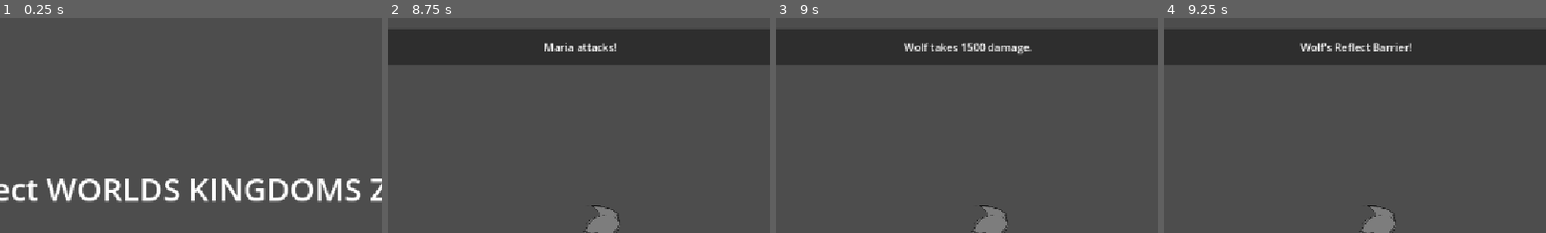
Above: before the commit, frames 1-4 (left to right).
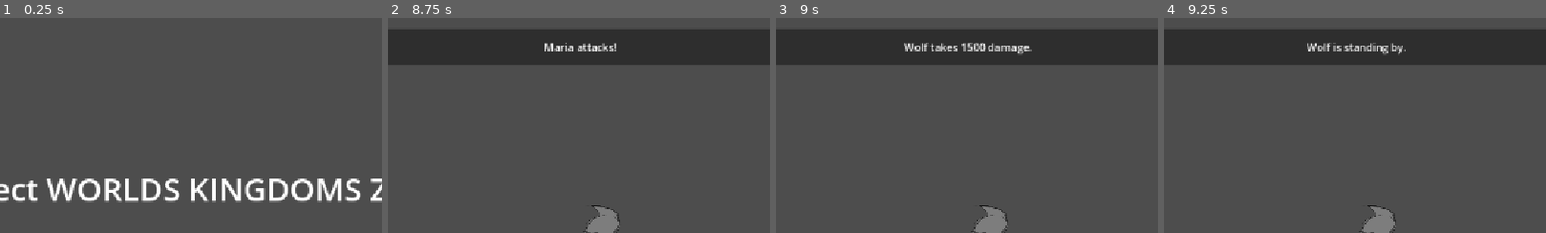
Above: after the commit, the same moments.

Repository: Adnyropast/pwkz-godot-4.7
Game: Godot game, scene res://scenes/title_screen.tscn
The game is run twice, just before and just after one commit, with the same random seed, the same clock (stepped at 60 frames per second) and the same inputs. The engine's default icon, where the game draws it, is replaced by a stand-in: a white triangle on a blue panel in a dark square.
Inputs:
- Up to frame 1 (0.25 s): no input
- Up to frame 2 (8.75 s): click "Start" at 0.5 s; tap Enter (ui_accept) at 1.25, 1.52, 2.75, 3.02, 4.25, 5.75, 6.02, 7.25, 7.52 s; click "(Next Phase)" at 2 s; click "(Next Phase)" at 3.5 s; click "(Next Stage)" at 5 s; click "(Next Stage)" at 6.5 s; click "Attack" at 8 s
- Up to frame 3 (9 s): tap Enter (ui_accept) at 8.75 s
- Up to frame 4 (9.25 s): tap Enter (ui_accept) at 9.02 s
The pictures show only the part of the screen within x 25-75%, y 0-50%; the shares and areas given below are measured in that part.

Frames 1-3 are identical in both runs. In frame 4, 0.8% of the frame differs, in the area x 35-65%, y 11-18%.

Commit message:
feat: add enemy action drain hp

Diff:
--- /dev/null
+++ b/actions/enemy_actions/EnemyDrainHP.gd
@@ -0,0 +1,53 @@
+extends EnemyAttack
+
+class_name EnemyDrainHP
+
+func perform(sender: Sender) -> void:
+	step_attack(sender)
+
+func step_attack(sender: Sender) -> void:
+	var enemy_name = Enemy.get_enemy_name()
+	sender.send_timed(
+		enemy_name + "'s Drain HP!",
+		step_damage.bind(sender),
+		2.0
+	)
+
+func step_damage(sender: Sender) -> void:
+	var damage = DamageCalcs.get_base_damage_to_player()
+	damage = floori(damage * 0.5)
+	damage = DamageCalcs.get_modified_damage_to_player(damage)
+	Player.subtract_hp(damage)
+	var message: String
+	if damage >= 0:
+		message = "Maria takes " + str(damage) + " damage."
+	else:
+		message = "Maria recovers " + str(-damage) + " hp."
+	sender.send_timed(
+		message,
+		step_reprisal.bind(sender, damage),
+		2.0
+	)
+
+func step_reprisal(sender: Sender, damage: int) -> void:
+	var value: int = 0
+
+	if Player.has_reprisal():
+		var reprisal_damage = MagiciteReprisalPlus.get_reprisal_damage(damage)
+		reprisal_damage = DamageCalcs.get_modified_damage_to_enemy(reprisal_damage)
+		value += reprisal_damage
+
+	value -= damage
+
+	Enemy.subtract_hp(value)
+	var enemy_name = Enemy.get_enemy_name()
+	var message: String
+	if value > 0:
+		message = enemy_name + " takes " + str(value) + " damage back!"
+	else:
+		message = enemy_name + " recovers " + str(-value) + " hp."
+	sender.send_timed(
+		message,
+		step_self_defeat.bind(sender),
+		2.0
+	)
--- a/system/EnemyActionPicker.gd
+++ b/system/EnemyActionPicker.gd
@@ -8,7 +8,7 @@
 	action.perform(sender)
 
 static func get_random_action() -> BaseAction:
-	var options: Array = [EnemyIdle, EnemyAttack, EnemyHeal, EnemyDefend, EnemyEdgeOfDeath, EnemyAbsorbBarrier, EnemyReflectBarrier, EnemyStrongStrike, EnemyBuffAttack, EnemyBuffDefense]
+	var options: Array = [EnemyIdle, EnemyAttack, EnemyHeal, EnemyDefend, EnemyEdgeOfDeath, EnemyAbsorbBarrier, EnemyReflectBarrier, EnemyStrongStrike, EnemyBuffAttack, EnemyBuffDefense, EnemyDrainHP]
 	var index: int = randi_range(0, options.size() - 1)
 	var action: BaseAction = options[index].new()
 	return action
Not shown, added: actions/enemy_actions/EnemyDrainHP.gd.uid
